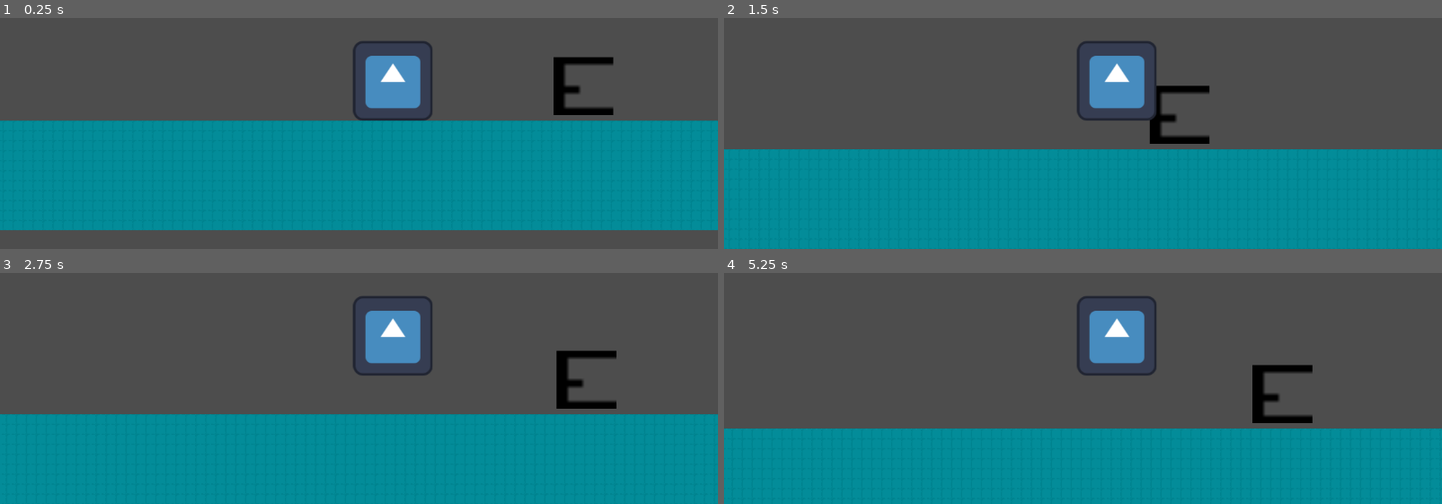
Above: before the commit, frames 1-4 (two rows, left to right).
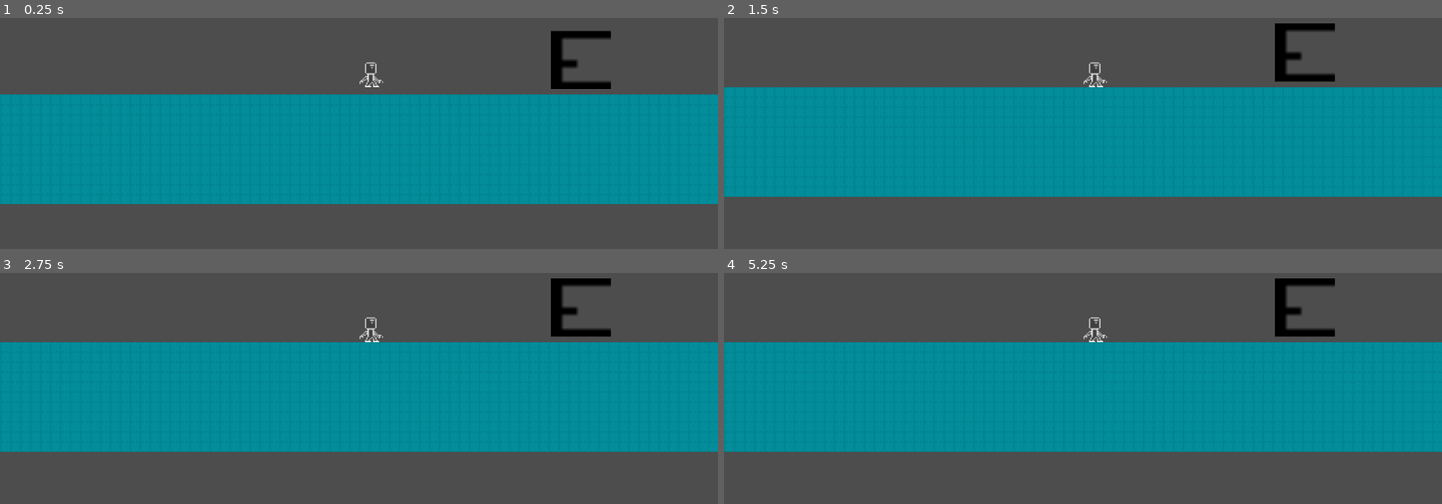
Above: after the commit, the same moments.

Repository: peachyem/ShootingForTheDark
Game: Godot game, scene res://levels/floor.tscn
Same seed, same stepped clock (60 frames per second), same inputs: the game is played once before the commit and once after it. The engine's default icon, where the game draws it, is replaced by a stand-in: a white triangle on a blue panel in a dark square.
Inputs:
- Up to frame 1 (0.25 s): no input
- Up to frame 2 (1.5 s): tap Enter (ui_accept) at 0.5, 0.6, 0.77, 1.07, 1.35 s; hold Right (ui_right) from 0.53 s (still down)
- Up to frame 3 (2.75 s): tap Enter (ui_accept) at 1.52, 1.82, 2.1 s; release Right (ui_right) at 2.03 s; hold Left (ui_left) from 2.03 s (still down)
- Up to frame 4 (5.25 s): release Left (ui_left) at 2.78 s; hold Right (ui_right) 2.78-4.28 s; tap Enter (ui_accept) at 2.85, 3.02, 3.32, 3.6, 3.77, 4.07, 4.35, 4.52, 4.82, 5.1 s; hold Left (ui_left) 4.28-5.03 s; hold Right (ui_right) from 5.03 s (still down)

The runs differ from the first frame. In frame 1, 25% of the frame differs, in the area x 0-100%, y 5-92%; in frame 2, 52%; in frame 3, 56%; in frame 4, 62%, in the area x 0-100%, y 2-100%.
Error after the commit: Cannot call method 'play' on a null value. (res://scripts/player_control.gd:55)

Commit message:
Started lvl1

Diff:
--- a/entities/enemies/enemy.tscn
+++ b/entities/enemies/enemy.tscn
@@ -1,7 +1,7 @@
 [gd_scene load_steps=5 format=3 uid="uid://ddh0i6mt878tx"]
 
 [ext_resource type="Script" path="res://scripts/enemy.gd" id="1_drlj7"]
-[ext_resource type="Texture2D" uid="uid://de43nd5ie5e42" path="res://e.png" id="2_wbrkn"]
+[ext_resource type="Texture2D" uid="uid://de43nd5ie5e42" path="res://images/e.png" id="2_wbrkn"]
 
 [sub_resource type="CircleShape2D" id="CircleShape2D_go1j1"]
 radius = 6.00062
--- a/entities/player/player_w_camera.tscn
+++ b/entities/player/player_w_camera.tscn
@@ -1,17 +1,19 @@
 [gd_scene load_steps=3 format=3 uid="uid://cu7vtwgge2k0j"]
 
-[ext_resource type="Texture2D" uid="uid://bqai71b1t4k2y" path="res://images/icon.svg" id="1_ck0yo"]
+[ext_resource type="Texture2D" uid="uid://ci5pdr2idycm6" path="res://images/Jomb.png" id="1_ew0fa"]
 
 [sub_resource type="RectangleShape2D" id="RectangleShape2D_8i4eq"]
-size = Vector2(129, 128)
+size = Vector2(40, 41)
 
 [node name="Player" type="CharacterBody2D"]
 
 [node name="Camera2D" type="Camera2D" parent="."]
 
 [node name="CollisionShape2D" type="CollisionShape2D" parent="."]
-position = Vector2(54.5, 54)
+position = Vector2(20, 43.5)
 shape = SubResource("RectangleShape2D_8i4eq")
 
 [node name="Sprite2D" type="Sprite2D" parent="CollisionShape2D"]
-texture = ExtResource("1_ck0yo")
+position = Vector2(2, -11.5)
+scale = Vector2(2.125, 2)
+texture = ExtResource("1_ew0fa")
--- /dev/null
+++ b/levels/level_1.tscn
@@ -0,0 +1,14 @@
+[gd_scene load_steps=4 format=3 uid="uid://c7aqf403j0esb"]
+
+[ext_resource type="PackedScene" uid="uid://x35wnbjufn1d" path="res://tilemaps/ground_tilemap.tscn" id="1_frxpb"]
+[ext_resource type="PackedScene" uid="uid://cu7vtwgge2k0j" path="res://entities/player/player_w_camera.tscn" id="2_jusea"]
+[ext_resource type="Script" path="res://scripts/player_control.gd" id="3_ln4g7"]
+
+[node name="Level 1" type="Node2D"]
+
+[node name="TileMap" parent="." instance=ExtResource("1_frxpb")]
+layer_0/tile_data = PackedInt32Array(0, 131072, 0, 1, 131072, 0, 2, 131072, 0, 3, 131072, 0, 4, 131072, 0, 5, 131072, 0, 6, 131072, 0, 7, 131072, 0, 8, 131072, 0, 9, 131072, 0, 10, 131072, 0, 11, 131072, 0, 12, 131072, 0, 13, 131072, 0, 14, 131072, 0, -65522, 131072, 0, 15, 131072, 0, -65521, 131072, 0, -65520, 131072, 0, 16, 131072, 0, 17, 131072, 0, -65519, 131072, 0, -131055, 131072, 0, -131053, 131072, 0, -131054, 131072, 0, -65518, 131072, 0, -65517, 131072, 0, 19, 131072, 0, 18, 131072, 0, 20, 131072, 0, -65516, 131072, 0, -131052, 131072, 0, -131051, 131072, 0, -65515, 131072, 0, 21, 131072, 0, 22, 131072, 0, -65514, 131072, 0, -131050, 131072, 0, -196586, 131072, 0, -196587, 131072, 0, -196588, 131072, 0, -262122, 131072, 0, -262123, 131072, 0, -262124, 131072, 0)
+
+[node name="Player" parent="." instance=ExtResource("2_jusea")]
+position = Vector2(8, -72)
+script = ExtResource("3_ln4g7")
--- a/levels/temp.tscn
+++ b/levels/temp.tscn
@@ -1,12 +1,14 @@
-[gd_scene load_steps=4 format=3 uid="uid://cby4j4wgieglr"]
+[gd_scene load_steps=5 format=3 uid="uid://cby4j4wgieglr"]
 
 [ext_resource type="PackedScene" uid="uid://x35wnbjufn1d" path="res://tilemaps/ground_tilemap.tscn" id="1_neiap"]
+[ext_resource type="TileSet" uid="uid://ddbiuacnrr2wy" path="res://tilemaps/glass.tres" id="2_np0ty"]
 [ext_resource type="PackedScene" uid="uid://cu7vtwgge2k0j" path="res://entities/player/player_w_camera.tscn" id="2_w5jwx"]
 [ext_resource type="Script" path="res://scripts/player_control.gd" id="3_m6hx0"]
 
 [node name="temp" type="Node2D"]
 
 [node name="TileMap" parent="." instance=ExtResource("1_neiap")]
+tile_set = ExtResource("2_np0ty")
 
 [node name="Player" parent="." instance=ExtResource("2_w5jwx")]
 position = Vector2(-22, -162)
--- a/scripts/player_control.gd
+++ b/scripts/player_control.gd
@@ -1,28 +1,61 @@
 extends CharacterBody2D
 
 
-const SPEED = 300.0
-const JUMP_VELOCITY = -400.0
+@export var speed : float = 300.0
+@export var jump_velocity : float = -400.0
+@export var double_jump_velocity : float = -300.0
+#looks for nodes and finds this specific body
+@onready var animated_sprite : AnimatedSprite2D = $AnimatedSprite2D
 
-# Get the gravity from the project settings to be synced with RigidBody nodes.
+
 var gravity = ProjectSettings.get_setting("physics/2d/default_gravity")
-
+var has_double_jumped : bool = false
+var animation_locked : bool = false
+var was_in_air : bool = false
+var direction : Vector2 = Vector2.ZERO
 
 func _physics_process(delta):
 	# Add the gravity.
 	if not is_on_floor():
 		velocity.y += gravity * delta
+		was_in_air = true
+	else:
+		has_double_jumped = false
 
-	# Handle jump.
-	if Input.is_action_just_pressed("ui_accept") and is_on_floor():
-		velocity.y = JUMP_VELOCITY
+		if was_in_air == true :
+			land()
+
+	# Handle Jump.
+	if Input.is_action_just_pressed("jump"):
+		if is_on_floor():
+			#normal jump from floor
+			jump()
+		elif not has_double_jumped:
+			#double jump in air
+			velocity.y = double_jump_velocity
+			has_double_jumped = true
 
 	# Get the input direction and handle the movement/deceleration.
 	# As good practice, you should replace UI actions with custom gameplay actions.
-	var direction = Input.get_axis("ui_left", "ui_right")
+	direction = Input.get_vector("left","right", "up", "down")
 	if direction:
-		velocity.x = direction * SPEED
+		velocity.x = direction.x * speed
 	else:
-		velocity.x = move_toward(velocity.x, 0, SPEED)
+		velocity.x = move_toward(velocity.x, 0, speed)
 
 	move_and_slide()
+	update_facing_direction()
+
+func jump():
+	velocity.y = jump_velocity
+	animated_sprite.play("jump_air")
+	animation_locked = true
+
+func land():
+	animated_sprite.play("normal")
+
+func update_facing_direction() :
+	if direction.x > 0:
+		animated_sprite.flip_h = false
+	elif direction.x < 0:
+		animated_sprite.flip_h = true
--- a/tilemaps/ground_tilemap.tscn
+++ b/tilemaps/ground_tilemap.tscn
@@ -112,4 +112,3 @@
 tile_set = SubResource("TileSet_g5idy")
 rendering_quadrant_size = 32
 format = 2
-layer_0/tile_data = PackedInt32Array(0, 0, 0, 2, 0, 0, 4, 0, 0, 6, 0, 0, 8, 0, 0, 10, 0, 0, 12, 0, 0, 1, 327680, 1, 3, 327680, 1, 5, 327680, 1, 7, 327680, 1, 9, 327680, 1, 11, 327680, 1, -65523, 327680, 2, -131059, 327680, 2, -196595, 327680, 2, -262131, 327680, 2, 65535, 0, 2, 65534, 65536, 0, 65533, 65536, 0, -3, 196608, 0, -65539, 196608, 0, -131075, 196608, 0, -196611, 196608, 0, -262147, 196608, 0, -327683, 196608, 0)
Binary file added: images/Jomb.png
Not shown, changed: images/Jomb.png.import
Binary file added: images/dartTrap.png
Not shown, added: images/dartTrap.png.import
Renamed: e.png -> images/e.png
Not shown, added: images/e.png.import
Binary file added: images/projectile.png
Not shown, added: images/projectile.png.import
Binary file added: images/spikes.png
Not shown, added: images/spikes.png.import
